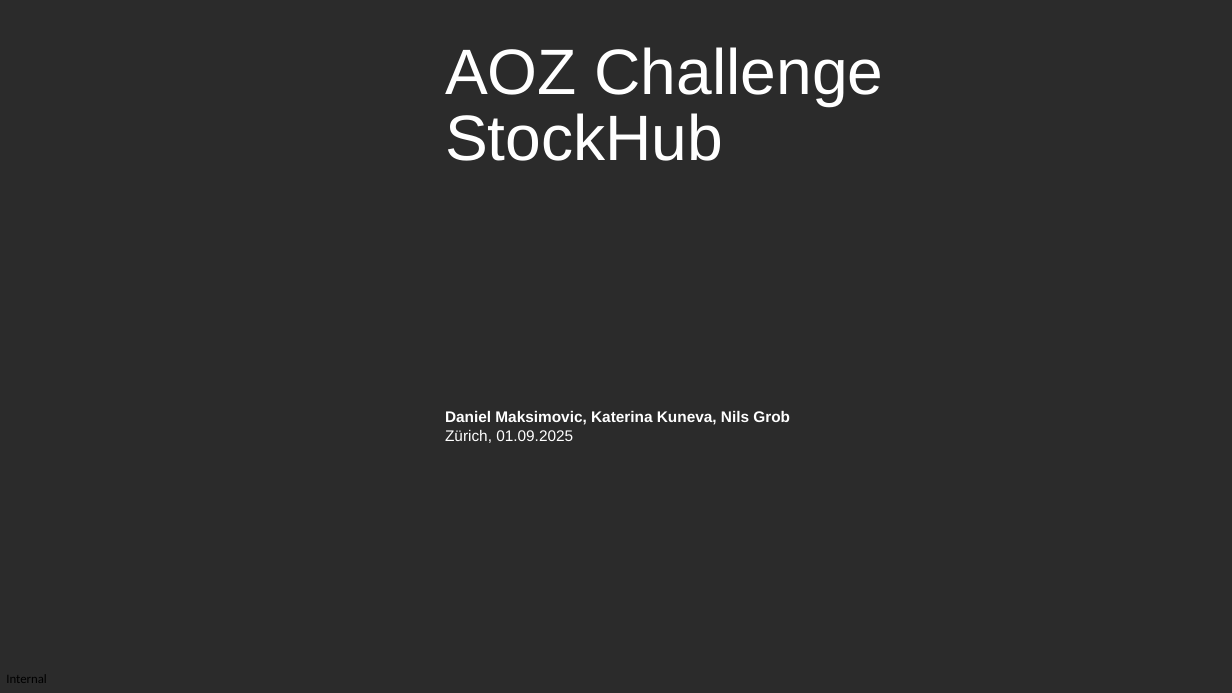
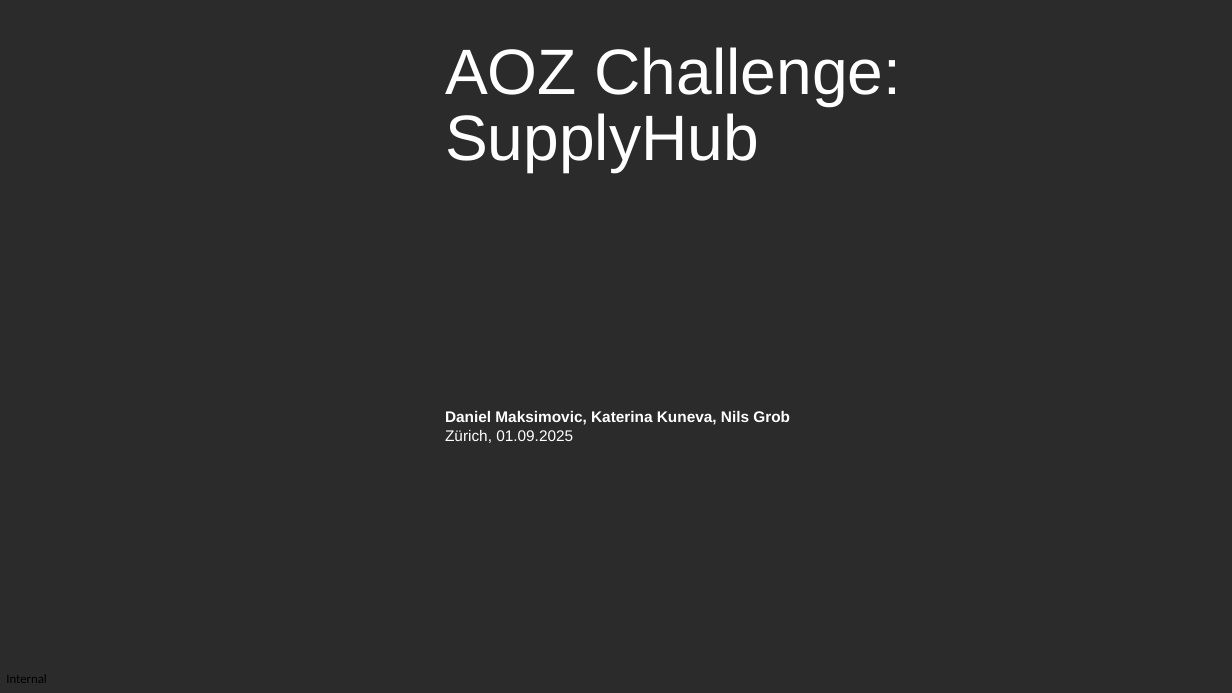
Before and after one commit to homo-iocus/hackathon-for-crisis-app-for-gaap-aoz-challenge, a slide deck: slide 1 of prototype/Seminar Final Presentation.pptx. Drawn at 1232x693 pixels with LibreOffice and Linux fonts; fonts in the diff are those of the drawing; background and template pictures are left out; a plain dark background stands for a picture behind light text. Boxes give left, top, right and bottom in pixels: in the first picture for what was removed or moved away, otherwise in the second. Text is boxed around its words. In the diff, an @@ line names an element or a change of style, - is before the commit and + after.

```diff
--- a/prototype/Seminar Final Presentation.pptx
+++ b/prototype/Seminar Final Presentation.pptx
@@ title at [445,47,902,172]: text changed @@
-AOZ Challenge
-StockHub
+AOZ Challenge:
+SupplyHub
```
Also in this commit, not shown: 5 other slides changed, 1 slide added, 1 slide removed.
